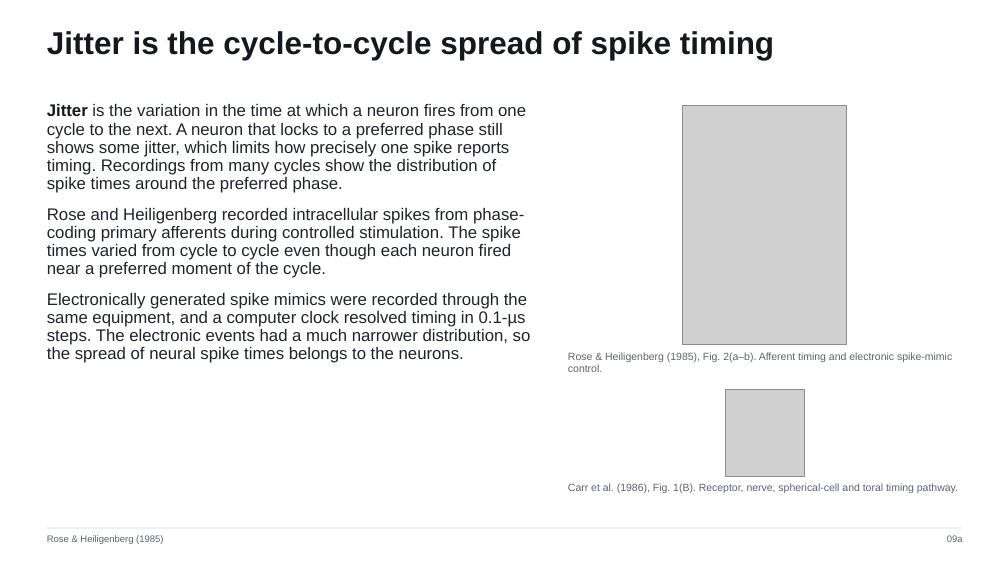
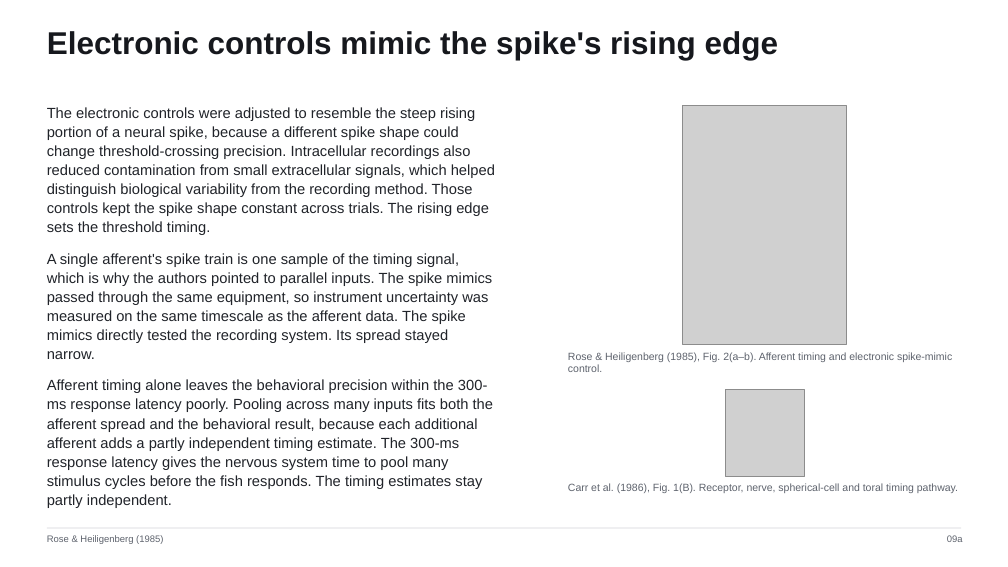
Before and after one commit to jordanxxlopez/NEUROETHOLOGY, a slide deck: slide 12 of scaffolded/Neuroethology_Lecture22_FA2026_SCAFFOLDED.pptx (slide 13 before the commit). Drawn at 1008x567 pixels with LibreOffice and Linux fonts; fonts in the diff are those of the drawing; grey boxes stand for pictures. Boxes give left, top, right and bottom in pixels: in the first picture for what was removed or moved away, otherwise in the second. Text is boxed around its words. In the diff, an @@ line names an element or a change of style, - is before the commit and + after.

```diff
--- a/scaffolded/Neuroethology_Lecture22_FA2026_SCAFFOLDED.pptx
+++ b/scaffolded/Neuroethology_Lecture22_FA2026_SCAFFOLDED.pptx
@@ text at (x1=47, y1=31, x2=778, y2=60): text changed @@
-Jitter is the cycle-to-cycle spread of spike timing
+Electronic controls mimic the spike's rising edge
@@ text at (x1=47, y1=107, x2=495, y2=508): text changed; size 16 to 14 pt @@
-Jitter is the variation in the time at which a neuron fires from one cycle to the next. A neuron that locks to a preferred phase still shows some jitter, which limits how precisely one spike reports timing. Recordings from many cycles show the distribution of spike times around the preferred phase.
-Rose and Heiligenberg recorded intracellular spikes from phase-coding primary afferents during controlled stimulation. The spike times varied from cycle to cycle even though each neuron fired near a preferred moment of the cycle.
-Electronically generated spike mimics were recorded through the same equipment, and a computer clock resolved timing in 0.1-µs steps. The electronic events had a much narrower distribution, so the spread of neural spike times belongs to the neurons.
+The electronic controls were adjusted to resemble the steep rising portion of a neural spike, because a different spike shape could change threshold-crossing precision. Intracellular recordings also reduced contamination from small extracellular signals, which helped distinguish biological variability from the recording method. Those controls kept the spike shape constant across trials. The rising edge sets the threshold timing.
+A single afferent's spike train is one sample of the timing signal, which is why the authors pointed to parallel inputs. The spike mimics passed through the same equipment, so instrument uncertainty was measured on the same timescale as the afferent data. The spike mimics directly tested the recording system. Its spread stayed narrow.
+Afferent timing alone leaves the behavioral precision within the 300-ms response latency poorly. Pooling across many inputs fits both the afferent spread and the behavioral result, because each additional afferent adds a partly independent timing estimate. The 300-ms response latency gives the nervous system time to pool many stimulus cycles before the fish responds. The timing estimates stay partly independent.
```
Also in this commit, not shown: 53 other slides changed, 5 slides added, 5 slides removed, 3 other files.
